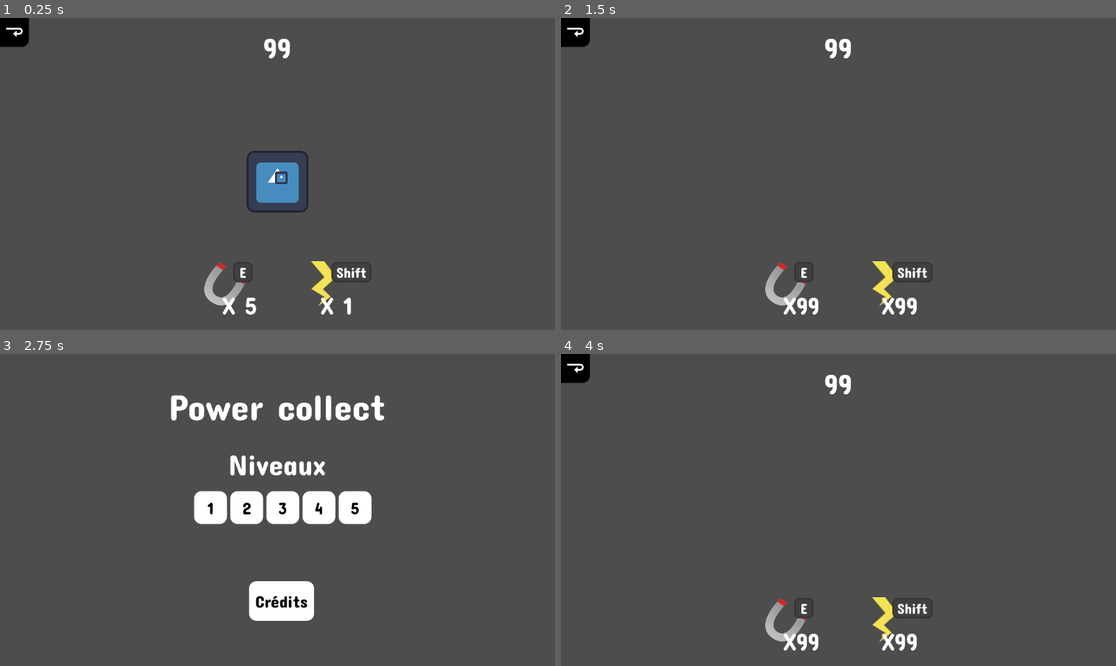
Above: before the commit, frames 1-4 (two rows, left to right).
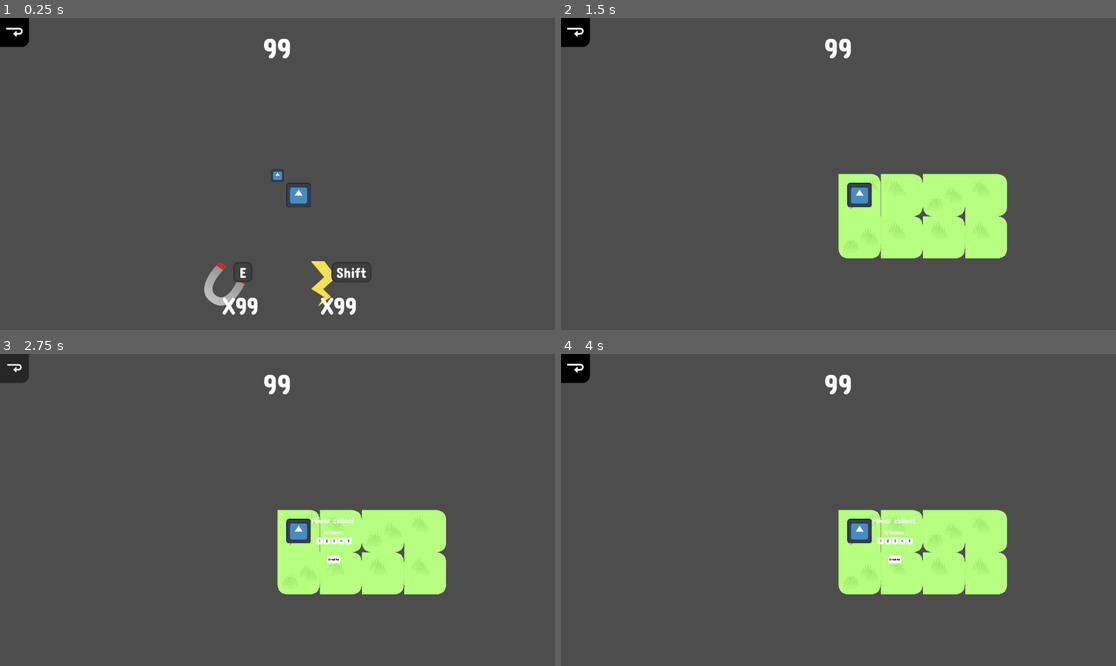
Above: after the commit, the same moments.

Repository: Sergueille/Collector
Game: Godot game, scene res://puzzle/tiles/test_puzzle.tscn
The game is run twice, just before and just after one commit, with the same random seed, the same clock (stepped at 60 frames per second) and the same inputs. This scene is started directly instead of the project's main scene. The engine's default icon, where the game draws it, is replaced by a stand-in: a white triangle on a blue panel in a dark square.
Inputs (mouse positions are in pixels of both pictures, inside the frame that each line leads up to):
- Up to frame 1 (0.25 s): no input
- Up to frame 2 (1.5 s): click (577, 33) at 0.52 s; click "1" at 1.25 s
- Up to frame 3 (2.75 s): click (16, 369) at 2 s
- Up to frame 4 (4 s): click (577, 369) at 2.77 s; click "2" at 3.5 s

The runs differ from the first frame. In frame 1, 1.6% of the frame differs, in the area x 40-65%, y 6-96%; in frame 2, 9.2%; in frame 3, 14%, in the area x 0-81%, y 0-86%; in frame 4, 9.2%.

Commit message:
Fix level parsing
Now the whole level scene is built in the parser for then later just to
be added to the scene tree.

Diff:
--- a/UI/control.gd
+++ b/UI/control.gd
@@ -5,14 +5,14 @@
 
 
 func _on_play_button_1_pressed() -> void:
-#	var parser = Parser.new()
-#	parser.createMapFromFile("niveau1.txt")
-	get_tree().change_scene_to_file("res://UI/ingame_ui.tscn")
+	var level = LevelParser.createMapFromFile("levels/niveau1.txt")
+	SceneSwitcher.go_to_level(level)
 
 
 func _on_play_button_2_pressed() -> void:
-	get_tree().change_scene_to_file("res://UI/ingame_ui.tscn")
-
+	var level = LevelParser.createMapFromFile("levels/niveau2.txt")
+	SceneSwitcher.go_to_level(level)
 
 func _on_credit_button_pressed() -> void:
-	get_tree().change_scene_to_file("res://UI/credit/credit_ui.tscn")
+	var level = LevelParser.createMapFromFile("levels/niveau3.txt")
+	SceneSwitcher.go_to_level(level)
--- /dev/null
+++ b/UI/menu_ui.gd
@@ -0,0 +1,5 @@
+extends Control
+
+
+func _ready() -> void:
+	SceneSwitcher.current_scene_root = self
--- a/UI/menu_ui.tscn
+++ b/UI/menu_ui.tscn
@@ -1,6 +1,7 @@
-[gd_scene load_steps=4 format=3 uid="uid://b5ki33weer1qa"]
+[gd_scene load_steps=4 format=3 uid="uid://cds3fwip0u6y0"]
 
 [ext_resource type="Theme" uid="uid://bprlrvabch0qk" path="res://UI/theme.tres" id="1_jjnuu"]
+[ext_resource type="Script" uid="uid://b5bgs76tufjnr" path="res://UI/menu_ui.gd" id="1_rfjxj"]
 [ext_resource type="Script" uid="uid://d1wun27dk8f5o" path="res://UI/control.gd" id="2_bh1w4"]
 [ext_resource type="Theme" uid="uid://m1chhbmd1cxr" path="res://UI/general_theme.tres" id="3_rfjxj"]
 
@@ -11,6 +12,7 @@
 anchor_bottom = 1.0
 grow_horizontal = 2
 grow_vertical = 2
+script = ExtResource("1_rfjxj")
 
 [node name="Label" type="Label" parent="."]
 layout_mode = 1
--- a/parser.gd
+++ b/parser.gd
@@ -1,4 +1,10 @@
-extends Object
+class_name Parser
+extends Node
+
+@export var puzzle_scene: PackedScene
+@export var tile_scene: PackedScene
+@export var block_property_scene: PackedScene
+@export var power_up_property_scene: PackedScene
 
 # Fonction qui lit un fichier texte et génère une carte (Puzzle) à partir de son contenu.
 # Le fichier doit contenir :
@@ -29,46 +35,48 @@
 	var min_cost = str_min_cost.to_int()
 
 	# Création d’un nouvel objet Puzzle (niveau)
-	var level = Puzzle.new()
+	var level = puzzle_scene.instantiate()
 
 	# Variables temporaires pour stocker la propriété de chaque case
 	var property
 	var start_position  # Servira à mémoriser la position de départ du joueur
 
 	# Parcourt la carte ligne par ligne et colonne par colonne
-	for i in range(length):
-		for j in range(width):
+	for j in range(length):
+		line = file.get_line()
+		for i in range(width):
 			# Création d’une ressource de tuile
-			var ressource = TileResource.new()
+			var tile_resource = TileResource.new()
 
 			# Récupère le caractère représentant la tuile courante
-			property = line[j]
+			property = line[i]
 
 			# Initialise une nouvelle tuile dans la grille du niveau
-			level.tiles[Vector2i(i, j)] = Tile.new()
+			level.tiles[Vector2i(i, j)] = tile_scene.instantiate()
+			level.add_child(level.tiles[Vector2i(i,j)])
 
 			var prop  # Stocke le type de propriété associé à la tuile
 
 			# Associe un type de propriété selon le caractère lu
 			if property == "m":
-				prop = BlockProperty.new()       # "m" → mur ou bloc infranchissable
-
+				tile_resource.properties.push_back(block_property_scene)       # "m" → mur ou bloc infranchissable
+				tile_resource.atlas_coordinates = Vector2i(0,0) # TEST
 			elif property == "v":
-				prop = TileProperty.new()        # "v" → tuile vide ou normale
-
+				tile_resource.atlas_coordinates = Vector2i(1,0) # TEST
 			elif property == "p":
-				prop = TileProperty.new()        # "p" → point de départ
 				start_position = Vector2i(i, j)  # on enregistre la position de départ
-
+				tile_resource.atlas_coordinates = Vector2i(2,0) # TEST
+				level.player.current_position = Vector2i(i, j)
 			elif property == "d":
-				prop = PowerUpProperty.new()     # "d" → bonus ou item
-
+				tile_resource.atlas_coordinates = Vector2i(3,0) # TEST
+				tile_resource.properties.push_back(power_up_property_scene)
 			elif property == "a":
-				prop = PowerUpProperty.new()     # "a" → autre type de bonus (à clarifier)
-
+				tile_resource.atlas_coordinates = Vector2i(4,0) # TEST
+				tile_resource.properties.push_back(power_up_property_scene)     # "a" → autre type de bonus (à clarifier)
 			# Ajoute la propriété à la ressource et l’associe à la tuile
-			ressource.properties.push_back(prop)
-			level.tiles[Vector2i(i, j)].data = ressource
+			level.tiles[Vector2i(i, j)].data = tile_resource
+	level.set_level()
+	return level
 
 	# Retourne un dictionnaire contenant toutes les informations utiles du niveau
 	return {
--- /dev/null
+++ b/parser.tscn
@@ -0,0 +1,14 @@
+[gd_scene load_steps=6 format=3 uid="uid://dtnxj0vh4okdv"]
+
+[ext_resource type="Script" uid="uid://bbporalalpn1j" path="res://parser.gd" id="1_h5g1u"]
+[ext_resource type="PackedScene" uid="uid://dfrt0ougkb0aa" path="res://puzzle/puzzle.tscn" id="2_lkqmm"]
+[ext_resource type="PackedScene" uid="uid://6f8e0sh8jlue" path="res://puzzle/tile.tscn" id="3_6yjkl"]
+[ext_resource type="PackedScene" uid="uid://i0lcw04uwkwe" path="res://puzzle/property/block.tscn" id="3_xlli3"]
+[ext_resource type="PackedScene" uid="uid://cb74livavsnrp" path="res://puzzle/property/power_up_tile.tscn" id="4_6yjkl"]
+
+[node name="Parser" type="Node"]
+script = ExtResource("1_h5g1u")
+puzzle_scene = ExtResource("2_lkqmm")
+tile_scene = ExtResource("3_6yjkl")
+block_property_scene = ExtResource("3_xlli3")
+power_up_property_scene = ExtResource("4_6yjkl")
--- a/player/player.tscn
+++ b/player/player.tscn
@@ -1,24 +1,26 @@
 [gd_scene load_steps=6 format=3 uid="uid://dbq18lsil75me"]
 
 [ext_resource type="Script" uid="uid://bnjikg0a2fff3" path="res://player/player.gd" id="1_oul6g"]
-[ext_resource type="Script" uid="uid://bv7h5idq8miog" path="res://player/power_up/power_up.gd" id="2_qjkh3"]
 [ext_resource type="Texture2D" uid="uid://cs2482ewy1udk" path="res://icon.svg" id="2_rkbax"]
 [ext_resource type="PackedScene" uid="uid://c1g34hpu5t4cw" path="res://player/power_up/magnet.tscn" id="3_yw30f"]
 [ext_resource type="PackedScene" uid="uid://njssqevmjyn6" path="res://player/power_up/dash.tscn" id="4_qjkh3"]
+[ext_resource type="Script" uid="uid://b4ydaqmdutsgq" path="res://util/signal_bus/signal_bus_sender.gd" id="5_qjkh3"]
 
-[node name="Player" type="Node2D"]
+[node name="Player" type="Node2D" node_paths=PackedStringArray("sender")]
 script = ExtResource("1_oul6g")
-power_ups = Dictionary[ExtResource("2_qjkh3"), int]({
-Object(Node2D,"_import_path":NodePath(""),"unique_name_in_owner":false,"process_mode":0,"process_priority":0,"process_physics_priority":0,"process_thread_group":0,"physics_interpolation_mode":0,"auto_translate_mode":0,"editor_description":"","visible":true,"modulate":Color(1, 1, 1, 1),"self_modulate":Color(1, 1, 1, 1),"show_behind_parent":false,"top_level":false,"clip_children":0,"light_mask":1,"visibility_layer":1,"z_index":0,"z_as_relative":true,"y_sort_enabled":false,"texture_filter":0,"texture_repeat":0,"material":null,"use_parent_material":false,"position":Vector2(0, 0),"rotation":0.0,"scale":Vector2(1, 1),"skew":0.0,"script":Resource("res://player/power_up/magnet.gd"))
-: 5,
-Object(Node2D,"_import_path":NodePath(""),"unique_name_in_owner":false,"process_mode":0,"process_priority":0,"process_physics_priority":0,"process_thread_group":0,"physics_interpolation_mode":0,"auto_translate_mode":0,"editor_description":"","visible":true,"modulate":Color(1, 1, 1, 1),"self_modulate":Color(1, 1, 1, 1),"show_behind_parent":false,"top_level":false,"clip_children":0,"light_mask":1,"visibility_layer":1,"z_index":0,"z_as_relative":true,"y_sort_enabled":false,"texture_filter":0,"texture_repeat":0,"material":null,"use_parent_material":false,"position":Vector2(0, 0),"rotation":0.0,"scale":Vector2(1, 1),"skew":0.0,"script":Resource("res://player/power_up/dash.gd"),"type":1)
-: 1
+power_ups = Dictionary[int, int]({
+0: 0,
+1: 0
 })
+sender = NodePath("SignalBusSender")
 
 [node name="Sprite2D" type="Sprite2D" parent="."]
-scale = Vector2(0.2, 0.2)
 texture = ExtResource("2_rkbax")
 
 [node name="Magnet" parent="." instance=ExtResource("3_yw30f")]
 
 [node name="Dash" parent="." instance=ExtResource("4_qjkh3")]
+
+[node name="SignalBusSender" type="Node" parent="."]
+script = ExtResource("5_qjkh3")
+metadata/_custom_type_script = "uid://b4ydaqmdutsgq"
--- a/project.godot
+++ b/project.godot
@@ -19,6 +19,8 @@
 
 SignalBus="*res://util/signal_bus/signal_bus.gd"
 Globals="*res://util/globals.gd"
+SceneSwitcher="*res://util/scene_switcher.gd"
+LevelParser="*res://parser.tscn"
 
 [input]
 
--- a/puzzle/puzzle.gd
+++ b/puzzle/puzzle.gd
@@ -5,14 +5,20 @@
 @export var tiles: Dictionary[Vector2i, Tile] # position of the tile - tile
 @export var tilemap: TileMapLayer
 @export var ui: Control
+@export var tile_scene: PackedScene
 
 
 func _ready() -> void:
-	set_level()
+	#set_level()
+	pass
 
 
 func set_level():
-	# TODO create tiles and add them to tilemap
+	# TODO add tiles in tilemap
+	for tile_position in tiles.keys():
+		for property_scene in tiles[tile_position].properties:
+			tiles[tile_position].add_child(property_scene.instantiate())
+		tilemap.set_cell(tile_position, 0, tiles[tile_position].data.atlas_coordinates)
 	for item in ui.items:
 		item.set_use_count(player.power_ups[item.type])
 	return
--- a/puzzle/puzzle.tscn
+++ b/puzzle/puzzle.tscn
@@ -1,11 +1,48 @@
-[gd_scene load_steps=3 format=3 uid="uid://dfrt0ougkb0aa"]
+[gd_scene load_steps=8 format=3 uid="uid://dfrt0ougkb0aa"]
 
 [ext_resource type="Script" uid="uid://c4v78c2w06106" path="res://puzzle/puzzle.gd" id="1_n7lcs"]
-[ext_resource type="TileSet" uid="uid://bfn7s6mkc41s" path="res://tileset_nature.tres" id="2_chgo7"]
+[ext_resource type="PackedScene" uid="uid://6f8e0sh8jlue" path="res://puzzle/tile.tscn" id="2_8isiv"]
+[ext_resource type="Texture2D" uid="uid://bx1ouwyfg3hq4" path="res://sprites/tileset_aligned_1.svg" id="2_chgo7"]
+[ext_resource type="PackedScene" uid="uid://0ghb8n7ykg2l" path="res://UI/ingame_ui.tscn" id="3_xv3xb"]
+[ext_resource type="PackedScene" uid="uid://dbq18lsil75me" path="res://player/player.tscn" id="4_3gr0x"]
 
-[node name="Puzzle2" type="Node2D" node_paths=PackedStringArray("tilemap")]
+[sub_resource type="TileSetAtlasSource" id="TileSetAtlasSource_xv3xb"]
+texture = ExtResource("2_chgo7")
+separation = Vector2i(40, 40)
+texture_region_size = Vector2i(438, 438)
+0:0/0 = 0
+1:0/0 = 0
+2:0/0 = 0
+2:1/0 = 0
+3:1/0 = 0
+3:2/0 = 0
+3:0/0 = 0
+2:2/0 = 0
+1:2/0 = 0
+1:1/0 = 0
+0:2/0 = 0
+0:1/0 = 0
+
+[sub_resource type="TileSet" id="TileSet_3gr0x"]
+tile_size = Vector2i(438, 438)
+sources/0 = SubResource("TileSetAtlasSource_xv3xb")
+
+[node name="Puzzle" type="Node2D" node_paths=PackedStringArray("player", "tilemap", "ui")]
 script = ExtResource("1_n7lcs")
+player = NodePath("Player")
 tilemap = NodePath("TileMapLayer")
+ui = NodePath("CanvasLayer/IngameUI")
+tile_scene = ExtResource("2_8isiv")
 
 [node name="TileMapLayer" type="TileMapLayer" parent="."]
-tile_set = ExtResource("2_chgo7")
+tile_set = SubResource("TileSet_3gr0x")
+
+[node name="CanvasLayer" type="CanvasLayer" parent="."]
+
+[node name="IngameUI" parent="CanvasLayer" instance=ExtResource("3_xv3xb")]
+
+[node name="Player" parent="." instance=ExtResource("4_3gr0x")]
+scale = Vector2(2, 2)
+
+[node name="Camera2D" type="Camera2D" parent="."]
+zoom = Vector2(0.2, 0.2)
--- a/puzzle/tile.gd
+++ b/puzzle/tile.gd
@@ -3,7 +3,7 @@
 
 @export var data: TileResource
 
-var tile_position: Vector2i
+var tile_position: Vector2i # TODO is this necessary? Just check in the puzzle idk
 var activated: bool = false
 var properties: Array[TileProperty] = []
 
@@ -20,7 +20,6 @@
 
 func set_activated(activated: bool):
 	self.activated = activated
-	print("activated!! ", tile_position)
 	# TODO update tile visually
 	# it is possible to add an animation by instancing an animation
 	# scene just on top of the tile or something
--- a/puzzle/tiles/test_puzzle.tscn
+++ b/puzzle/tiles/test_puzzle.tscn
@@ -121,8 +121,7 @@
 script = ExtResource("5_alx6q")
 metadata/_custom_type_script = "uid://bhgo8tgliywqc"
 
-[node name="Puzzle" node_paths=PackedStringArray("player", "tiles", "ui") instance=ExtResource("1_yiny1")]
-player = NodePath("Player")
+[node name="Puzzle" node_paths=PackedStringArray("tiles") instance=ExtResource("1_yiny1")]
 tiles = {
 Vector2i(-1, -1): NodePath("Tile3"),
 Vector2i(-1, 0): NodePath("Tile2"),
@@ -136,15 +135,14 @@
 Vector2i(4, 0): NodePath("Tile10"),
 Vector2i(5, 0): NodePath("Tile11")
 }
-ui = NodePath("CanvasLayer/IngameUI")
 
 [node name="TileMapLayer" parent="." index="0"]
 tile_map_data = PackedByteArray("AAD8//3/AAAAAAAAAAD8//7/AAAAAAEAAAD8////AAAAAAIAAAD8/wAAAAAAAAMAAAD8/wEAAAAAAAQAAAD8/w …(944 unchanged characters)…
 tile_set = SubResource("TileSet_ot56v")
 
-[node name="Camera2D" type="Camera2D" parent="." index="1"]
-
-[node name="Player" parent="." index="2" node_paths=PackedStringArray("sender") instance=ExtResource("3_g7gbl")]
+[node name="Camera2D2" type="Camera2D" parent="." index="1"]
+
+[node name="Player2" parent="." index="2" node_paths=PackedStringArray("sender") instance=ExtResource("3_g7gbl")]
 power_ups = Dictionary[int, int]({
 0: 5,
 1: 1
@@ -232,9 +230,9 @@
 [node name="Tile27" parent="." index="29" instance=ExtResource("4_ot56v")]
 data = SubResource("Resource_ego48")
 
-[node name="CanvasLayer" type="CanvasLayer" parent="." index="30"]
-
-[node name="IngameUI" parent="CanvasLayer" index="0" instance=ExtResource("8_fmwml")]
+[node name="CanvasLayer2" type="CanvasLayer" parent="." index="30"]
+
+[node name="IngameUI" parent="CanvasLayer2" index="0" instance=ExtResource("8_fmwml")]
 
 [node name="SignalBusReceiver" type="Node" parent="." index="31"]
 script = ExtResource("9_03wjf")
--- a/util/globals.gd
+++ b/util/globals.gd
@@ -1,6 +1,7 @@
 extends Object
 
-const TILE_SIZE = 16
+# TODO find a reasonable tile size
+const TILE_SIZE = 438
 const TILE_OFFSET = Vector2i(TILE_SIZE, TILE_SIZE) / 2
 
 enum PowerUp {
--- /dev/null
+++ b/util/scene_switcher.gd
@@ -0,0 +1,14 @@
+extends Node
+
+var current_scene_root: Node
+
+
+func go_to_level(level_node: Node):
+	_change_to_scene(level_node)
+
+
+func _change_to_scene(node: Node):
+	current_scene_root.queue_free()
+	await current_scene_root.tree_exited
+	current_scene_root = node
+	get_tree().root.add_child(node)
Not shown, added: UI/menu_ui.gd.uid
Not shown, added: levels/niveau1.txt
Not shown, added: levels/niveau2.txt
Not shown, added: levels/niveau3.txt
Not shown, added: util/scene_switcher.gd.uid
